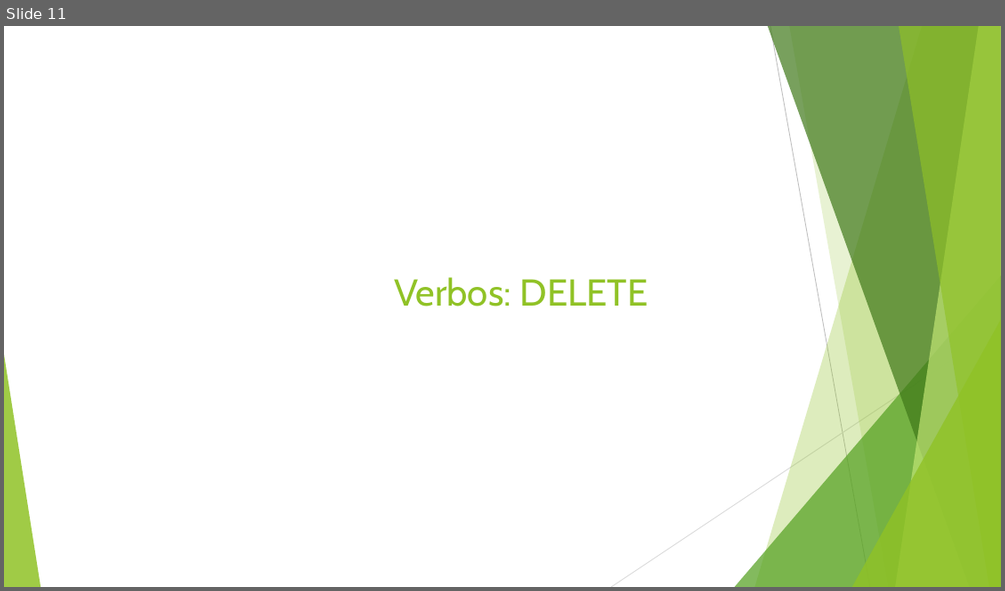
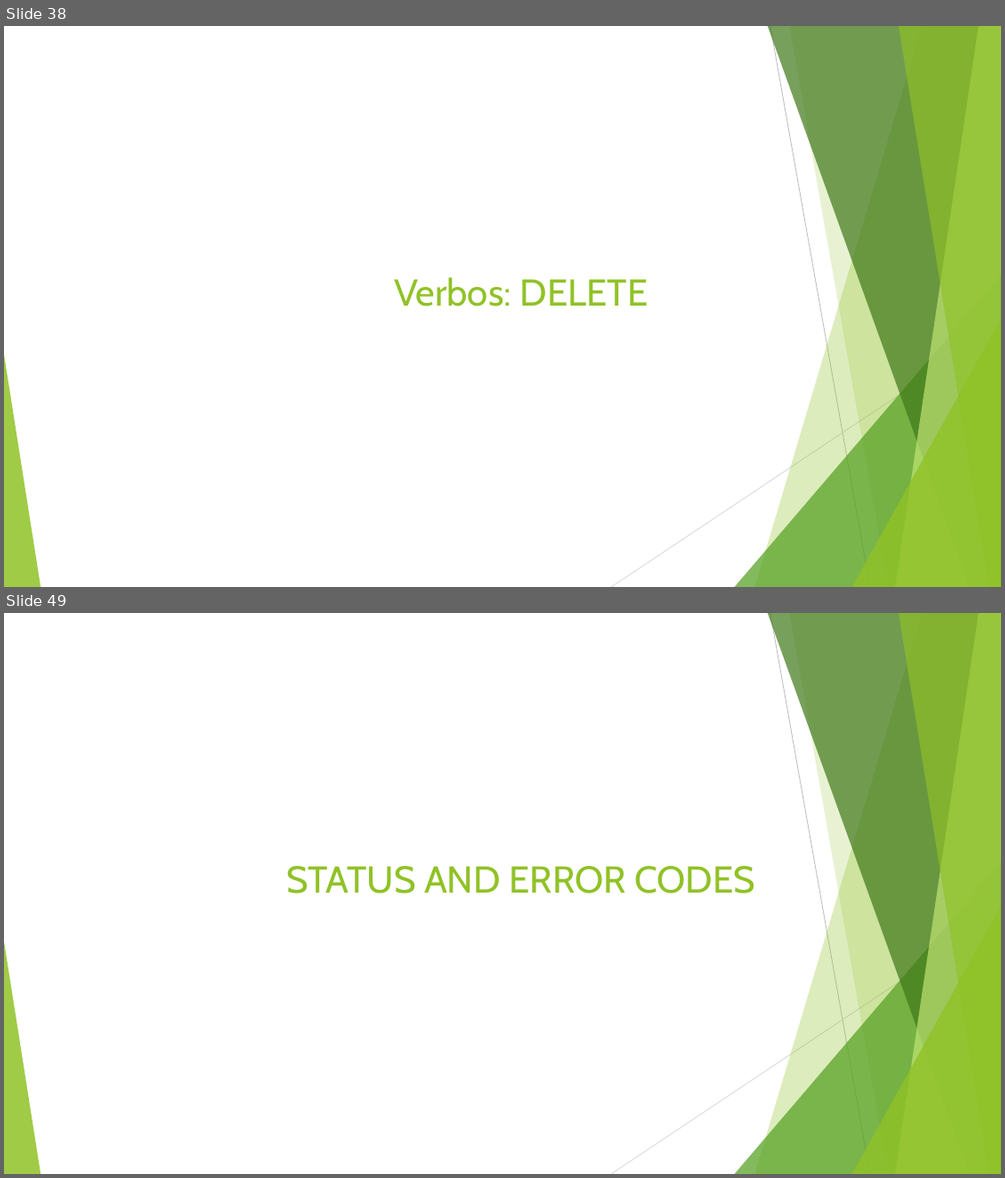
Before and after one commit to leandrocgsi/RestWithASP-NETUdemy, a slide deck: Documents/Understending RESTFul API's .pptx. Shown one above the other, each under a label of ours: slide 11 before the commit, slides 38 and 49 after it; the slides between them are not shown. The pictures are 1005x591 and 1005x1178 pixels, drawn with LibreOffice and Linux fonts; fonts in the diff are those of the drawing. Boxes give left, top, right and bottom in pixels: in the first picture for what was removed or moved away, otherwise in the second. Text is boxed around its words. In the diff, an @@ line names an element or a change of style, - is before the commit and + after.

```diff
--- a/Documents/Understending RESTFul API's .pptx
+++ b/Documents/Understending RESTFul API's .pptx
@@ slide 49 added at <box>4,613,1001,1174</box>, background #FFFFFF; not listed: 10 template elements that a slide beside it also shows @@
@@ title added at <box>286,866,755,893</box>, 36 pt, text #90C226 @@
+STATUS AND ERROR CODES
@@ what was slide 11 is now slide 38 @@
```
Also in this commit, not shown: 43 other slides added.
